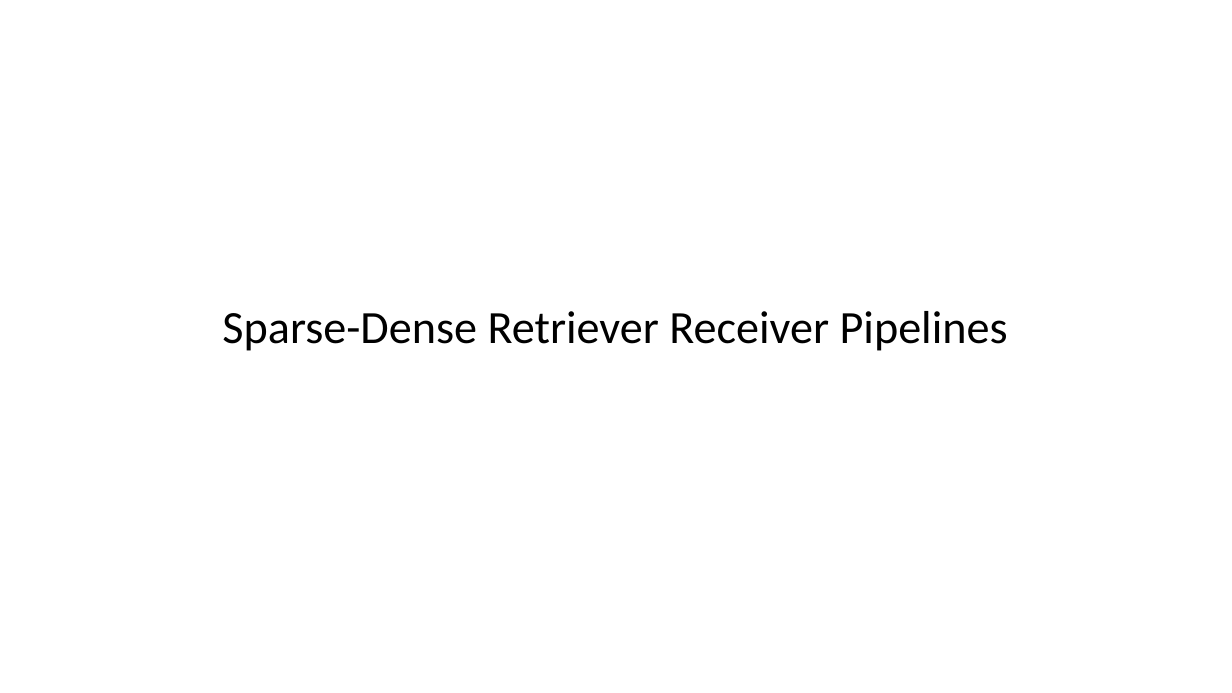
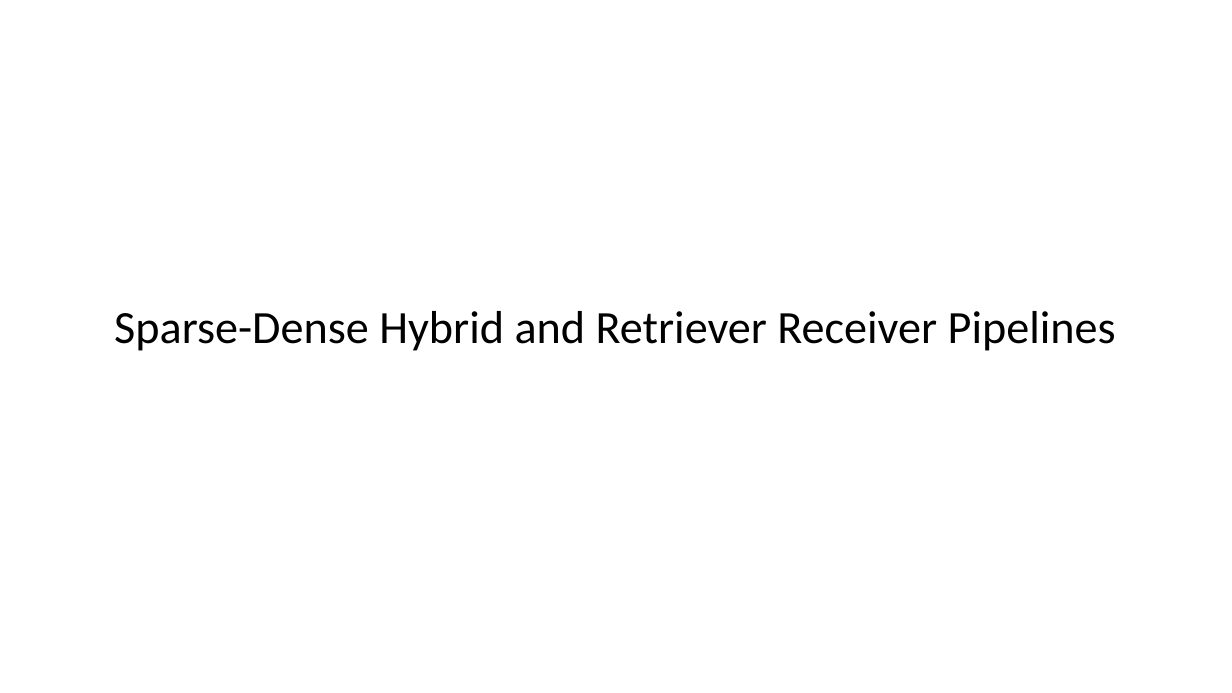
Before and after one commit to jonahneu/CSCI-E-108, a slide deck: slide 54 of slides/7_InformationRetrievalSearch.pptx (slide 53 before the commit). Drawn at 1232x693 pixels with LibreOffice and Linux fonts; fonts in the diff are those of the drawing. Boxes give left, top, right and bottom in pixels: in the first picture for what was removed or moved away, otherwise in the second. Text is boxed around its words. In the diff, an @@ line names an element or a change of style, - is before the commit and + after.

```diff
--- a/slides/7_InformationRetrievalSearch.pptx
+++ b/slides/7_InformationRetrievalSearch.pptx
@@ title at <box>114,311,1116,351</box>: text changed @@
-Sparse-Dense Retriever Receiver Pipelines
+Sparse-Dense Hybrid and Retriever Receiver Pipelines
```
Also in this commit, not shown: 17 other slides changed, 2 slides added.
